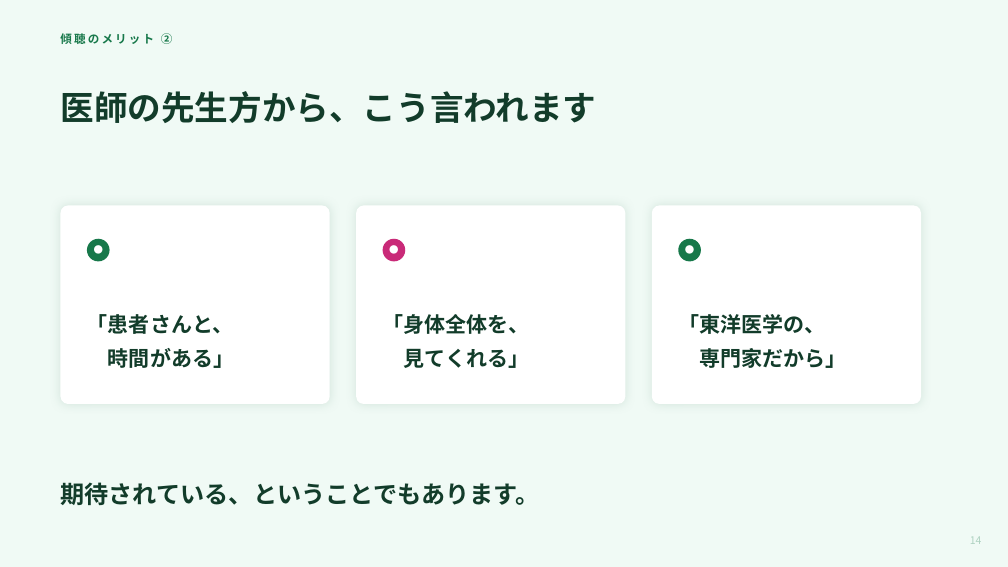
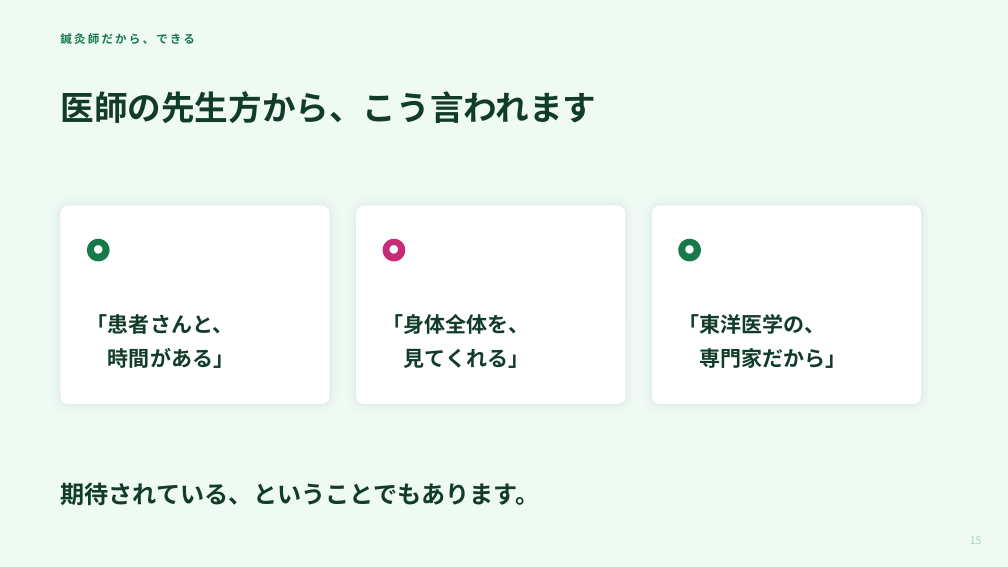
Before and after one commit to mananyon/manayonekura, a slide deck: slide 15 of docs/slides/20261016APNET/APNET本番版.pptx (slide 14 before the commit). Drawn at 1008x567 pixels with LibreOffice and Linux fonts; fonts in the diff are those of the drawing. Boxes give left, top, right and bottom in pixels: in the first picture for what was removed or moved away, otherwise in the second. Text is boxed around its words. In the diff, an @@ line names an element or a change of style, - is before the commit and + after.

```diff
--- a/docs/slides/20261016APNET/APNET本番版.pptx
+++ b/docs/slides/20261016APNET/APNET本番版.pptx
@@ text at bbox=[60, 33, 194, 44]: text changed @@
-傾聴のメリット ②
+鍼灸師だから、できる
@@ text at bbox=[970, 536, 982, 544]: text changed @@
-14
+15
```
Also in this commit, not shown: 49 other slides changed, 2 slides added, 2 other files.
